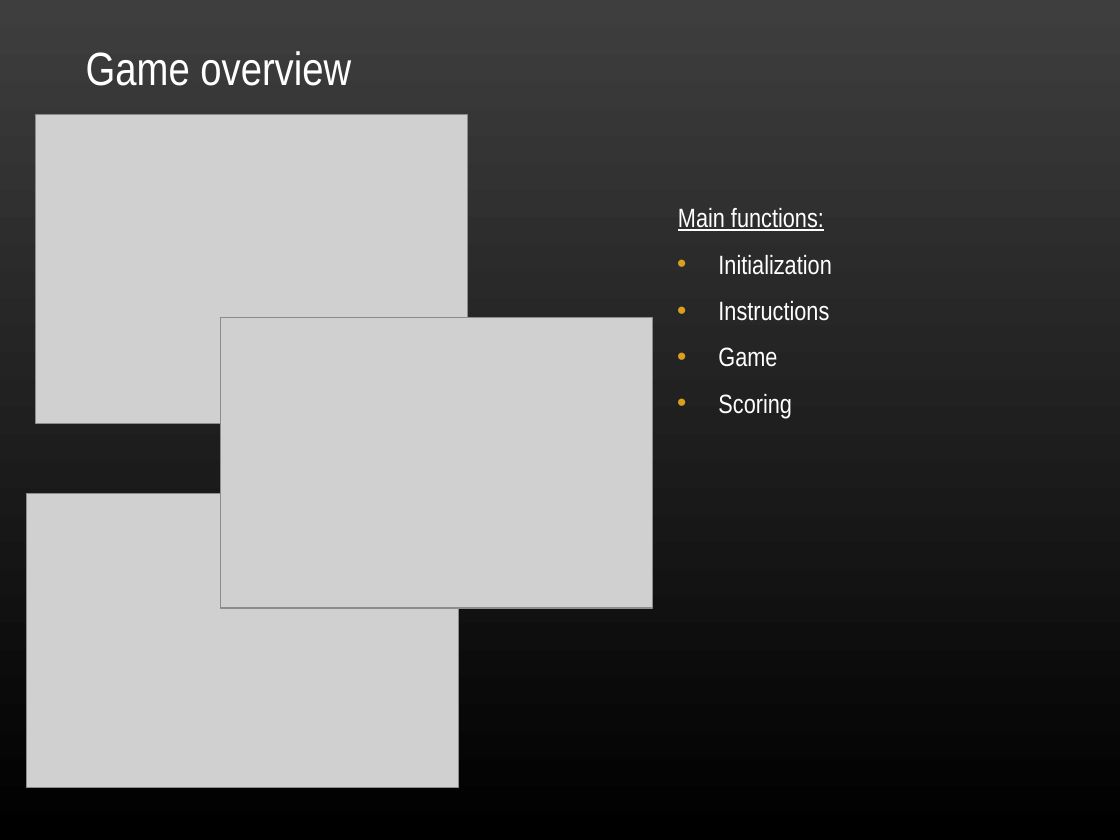
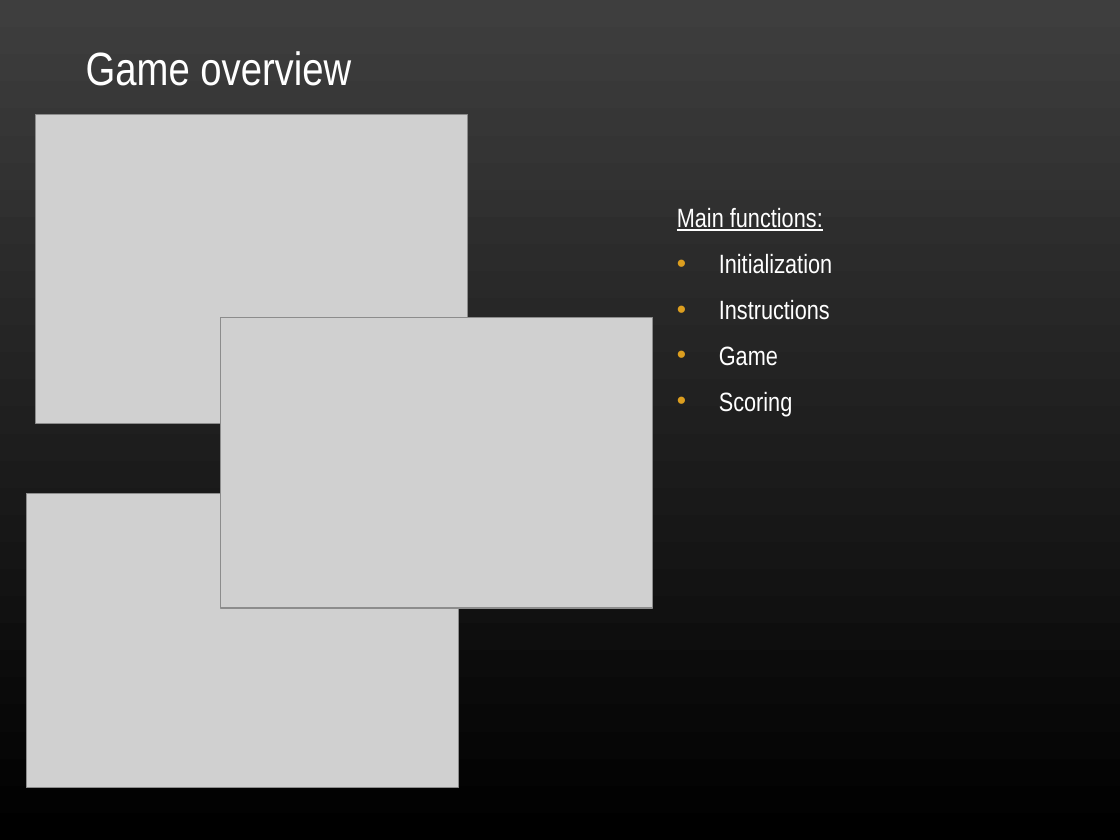
Before and after one commit to TeamSimba/Flapper, a slide deck: slide 3 of Flappy/Documentation/presentation.ppt. Drawn at 1120x840 pixels with LibreOffice and Linux fonts; fonts in the diff are those of the drawing; grey boxes stand for pictures; background and template pictures are left out. Boxes give left, top, right and bottom in pixels: in the first picture for what was removed or moved away, otherwise in the second. Text is boxed around its words. In the diff, an @@ line names an element or a change of style, - is before the commit and + after.

```diff
--- a/Flappy/Documentation/presentation.ppt
+++ b/Flappy/Documentation/presentation.ppt
@@ text "Main functions:" at (x1=677, y1=208, x2=832, y2=416): indent changed; less space between paragraphs; more space between paragraphs @@
```
Also in this commit, not shown: 3 other slides changed, 7 other files.
